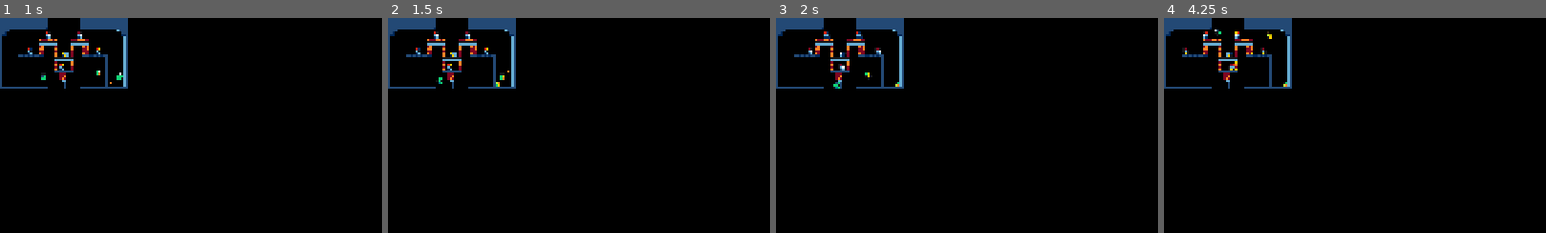
Above: before the commit, frames 1-4 (left to right).
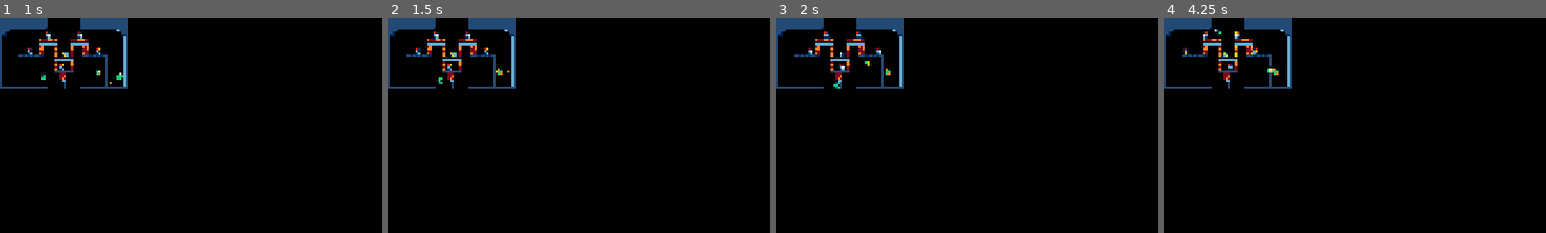
Above: after the commit, the same moments.

Repository: 100-Devs-1-Game/DragonDragonFireFire
Game: Godot game, scene res://stages/stage_2.tscn
Two runs of this game, one before a commit and one after it. Both use one fixed random seed, a clock stepped at 60 frames per second and the inputs below. This scene is started directly instead of the project's main scene.
Inputs (mouse positions are % of the whole screen's width and height, from its top left):
- Up to frame 1 (1 s): tap Enter (ui_accept) at 0.5 s; move the mouse to (72, 45) at 0.52 s; hold D (right) from 0.53 s (still down); tap Shift (fire) at 0.6 s; tap Space (jump) at 0.77 s
- Up to frame 2 (1.5 s): keep holding D (right); move the mouse to (30, 55) at 1.27 s; tap Shift (fire) at 1.35 s
- Up to frame 3 (2 s): keep holding D (right); tap Space (jump) at 1.52 s
- Up to frame 4 (4.25 s): tap Enter (ui_accept) at 2, 2.75, 3.5 s; move the mouse to (60, 28) at 2.02 s; release D (right) at 2.03 s; hold A (left) 2.03-2.78 s; tap Shift (fire) at 2.1, 2.85, 3.6 s; move the mouse to (45, 70) at 2.77 s; hold D (right) from 2.78 s (still down); tap Space (jump) at 3.02, 3.77 s; move the mouse to (80, 65) at 3.52 s
The pictures show only the part of the screen within x 0-50%, y 0-50%; the shares and areas given below are measured in that part.

Frame 1 is identical in both runs. In frame 2, 0.1% of the frame differs, in the area x 28-31%, y 23-32%; in frame 3, 0.1%; in frame 4, 0.4%, in the area x 15-33%, y 6-32%.

Commit message:
Add vertical fleeing for enemies

Diff:
--- a/src/burn/burn_component.gd
+++ b/src/burn/burn_component.gd
@@ -4,7 +4,8 @@
 var _is_burning : bool = false
 var _burn_time : float = 0.0
 var _time_since_last_tick : float = 0.0
-var _burn_flee_direction : Types.Direction = Types.Direction.LEFT
+var _hor_burn_flee_direction : Types.Direction = Types.Direction.LEFT
+var _ver_burn_flee_direction : Types.Direction = Types.Direction.UP
 var _scares_enemies : bool = false
 var _inactive : bool = false
 
@@ -49,8 +50,12 @@
 	return _scares_enemies
 
 
-func get_burn_flee_direction() -> Types.Direction:
-	return _burn_flee_direction
+func get_hor_burn_flee_direction() -> Types.Direction:
+	return _hor_burn_flee_direction
+
+
+func get_ver_burn_flee_direction() -> Types.Direction:
+	return _ver_burn_flee_direction
 
 
 func _make_burn_parameters() -> BurnParameters:
@@ -81,6 +86,11 @@
 	# Flee direction is in the opposite direction from the fire source.
 	_scares_enemies = burn_parameters.scares_enemies
 	if burn_parameters.source_pos.x > destination_pos.x:
-		_burn_flee_direction = Types.Direction.LEFT
+		_hor_burn_flee_direction = Types.Direction.LEFT
 	else:
-		_burn_flee_direction = Types.Direction.RIGHT
+		_hor_burn_flee_direction = Types.Direction.RIGHT
+
+	if burn_parameters.source_pos.y > destination_pos.y:
+		_ver_burn_flee_direction = Types.Direction.UP
+	else:
+		_ver_burn_flee_direction = Types.Direction.DOWN
--- a/src/enemies/enemy_flyer.gd
+++ b/src/enemies/enemy_flyer.gd
@@ -85,7 +85,8 @@
 	if not _burned_previously and _burn_component.is_burning():
 		_burned_previously = true
 		if _burn_component.does_scare_enemies():
-			_cur_dir = _burn_component.get_burn_flee_direction()
+			_cur_dir = _burn_component.get_hor_burn_flee_direction()
+			_cur_vertical_dir = _burn_component.get_ver_burn_flee_direction()
 
 
 func _handle_animation() -> void:
--- a/src/enemies/enemy_walker.gd
+++ b/src/enemies/enemy_walker.gd
@@ -135,7 +135,7 @@
 	if not _burned_previously and _burn_component.is_burning():
 		_burned_previously = true
 		if _burn_component.does_scare_enemies():
-			_cur_dir = _burn_component.get_burn_flee_direction()
+			_cur_dir = _burn_component.get_hor_burn_flee_direction()
 
 
 func _handle_animation() -> void:
--- a/src/geometry/burnable_block_8p.tscn
+++ b/src/geometry/burnable_block_8p.tscn
@@ -5,7 +5,6 @@
 [ext_resource type="Texture2D" uid="uid://bi2xfbhjcsbqp" path="res://assets/geometry/burnable_block_8_red.png" id="2_tlsna"]
 [ext_resource type="SpriteFrames" uid="uid://xocdsmqp0n7g" path="res://burn/burn_sprite_frames_8p.tres" id="3_lvq3l"]
 [ext_resource type="PackedScene" uid="uid://c0gcyjv75u0ib" path="res://burn/burn_component.tscn" id="3_tlsna"]
-
 
 [sub_resource type="RectangleShape2D" id="RectangleShape2D_lvq3l"]
 size = Vector2(7.5, 1)
